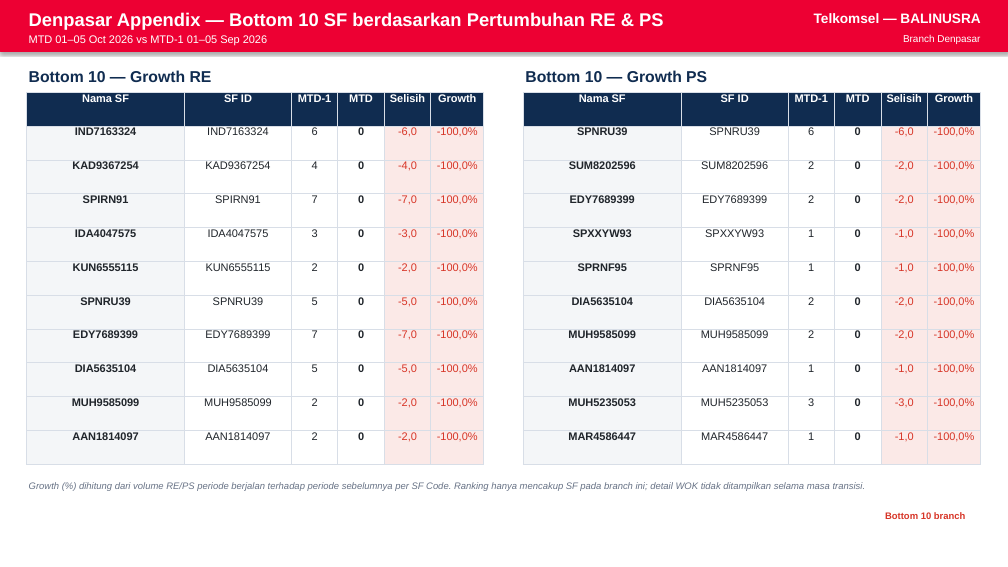
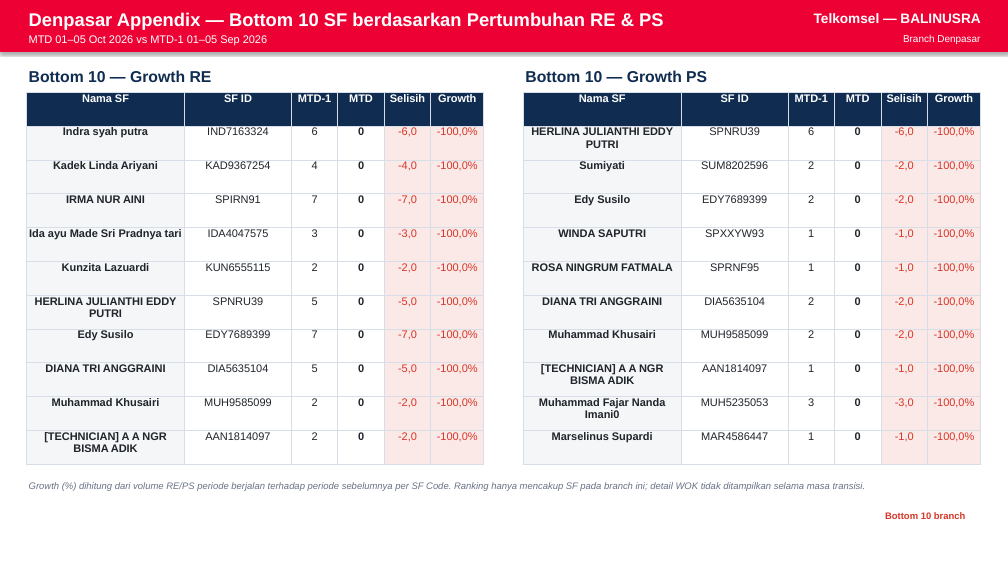
Before and after one commit to linktreehhbalnus-eng/wow_balnus, a slide deck: slide 10 of beta_12wok/reports/BRANCH_DENPASAR_PERFORMANCE_SUMMARY_20261005_INARA.pptx. Drawn at 1008x567 pixels with LibreOffice and Linux fonts; fonts in the diff are those of the drawing. Boxes give left, top, right and bottom in pixels: in the first picture for what was removed or moved away, otherwise in the second. Text is boxed around its words. In the diff, an @@ line names an element or a change of style, - is before the commit and + after.

```diff
--- a/beta_12wok/reports/BRANCH_DENPASAR_PERFORMANCE_SUMMARY_20261005_INARA.pptx
+++ b/beta_12wok/reports/BRANCH_DENPASAR_PERFORMANCE_SUMMARY_20261005_INARA.pptx
@@ table at <box>26,92,485,464</box> @@
-row 2, column 1: IND7163324
+row 2, column 1: Indra syah putra
-row 3, column 1: KAD9367254
+row 3, column 1: Kadek Linda Ariyani
-row 4, column 1: SPIRN91
+row 4, column 1: IRMA NUR AINI
-row 5, column 1: IDA4047575
+row 5, column 1: Ida ayu Made Sri Pradnya tari
-row 6, column 1: KUN6555115
+row 6, column 1: Kunzita Lazuardi
-row 7, column 1: SPNRU39
+row 7, column 1: HERLINA JULIANTHI EDDY PUTRI
-row 8, column 1: EDY7689399
+row 8, column 1: Edy Susilo
-row 9, column 1: DIA5635104
+row 9, column 1: DIANA TRI ANGGRAINI
-row 10, column 1: MUH9585099
+row 10, column 1: Muhammad Khusairi
-row 11, column 1: AAN1814097
+row 11, column 1: [TECHNICIAN] A A NGR BISMA ADIK
@@ table at <box>523,92,982,464</box> @@
-row 2, column 1: SPNRU39
+row 2, column 1: HERLINA JULIANTHI EDDY PUTRI
-row 3, column 1: SUM8202596
+row 3, column 1: Sumiyati
-row 4, column 1: EDY7689399
+row 4, column 1: Edy Susilo
-row 5, column 1: SPXXYW93
+row 5, column 1: WINDA SAPUTRI
-row 6, column 1: SPRNF95
+row 6, column 1: ROSA NINGRUM FATMALA
-row 7, column 1: DIA5635104
+row 7, column 1: DIANA TRI ANGGRAINI
-row 8, column 1: MUH9585099
+row 8, column 1: Muhammad Khusairi
-row 9, column 1: AAN1814097
+row 9, column 1: [TECHNICIAN] A A NGR BISMA ADIK
-row 10, column 1: MUH5235053
+row 10, column 1: Muhammad Fajar Nanda Imani0
-row 11, column 1: MAR4586447
+row 11, column 1: Marselinus Supardi
```
Also in this commit, not shown: 4 other slides changed, 20 other files.
